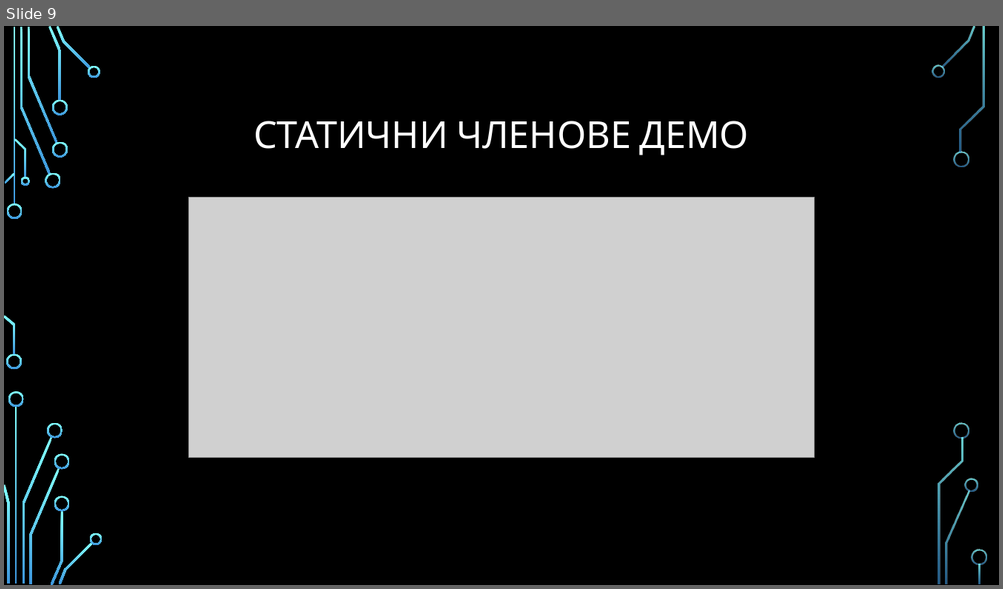
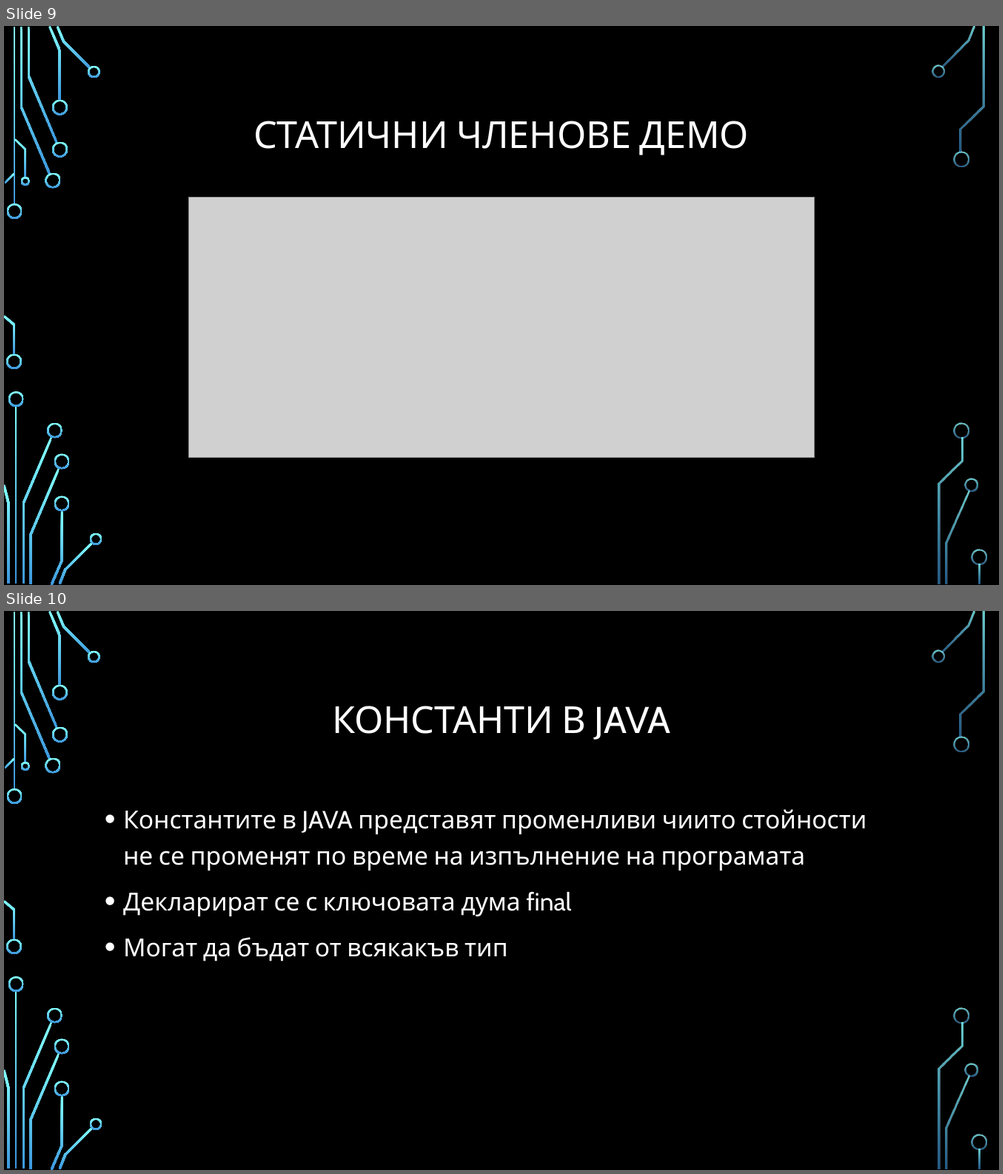
Before and after one commit to Bilyukov/java-course, a slide deck: 05.classes-and-object.pptx. Shown one above the other, each under a label of ours: slide 9 before the commit, slides 9 and 10 after it. The pictures are 1003x589 and 1003x1174 pixels, drawn with LibreOffice and Linux fonts; fonts in the diff are those of the drawing; grey boxes stand for pictures; background and template pictures are left out. Boxes give left, top, right and bottom in pixels: in the first picture for what was removed or moved away, otherwise in the second. Text is boxed around its words. In the diff, an @@ line names an element or a change of style, - is before the commit and + after.

Commit message:
Finalized OOP presentation and examples

```diff
--- a/05.classes-and-object.pptx
+++ b/05.classes-and-object.pptx
@@ slide 10 added at (x1=4, y1=611, x2=999, y2=1170), background picture (left out); not listed: 36 template elements that a slide beside it also shows @@
@@ title added at (x1=332, y1=706, x2=670, y2=740), 36 pt, text #FFFFFF @@
+КОНСТАНТИ В JAVA
@@ text added at (x1=123, y1=809, x2=866, y2=962), 24 pt, text #FFFFFF @@
+• Константите в JAVA представят променливи чиито стойности не се променят по време на изпълнение на програмата
+• Декларират се с ключовата дума final
+• Могат да бъдат от всякакъв тип
```
Also in this commit, not shown: 10 other slides added, 30 other files.
